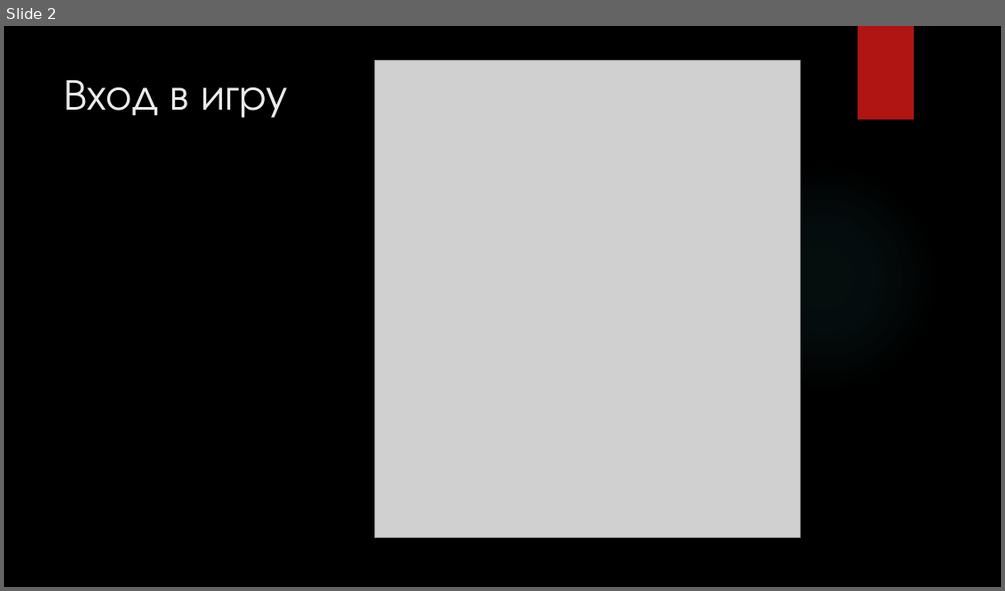
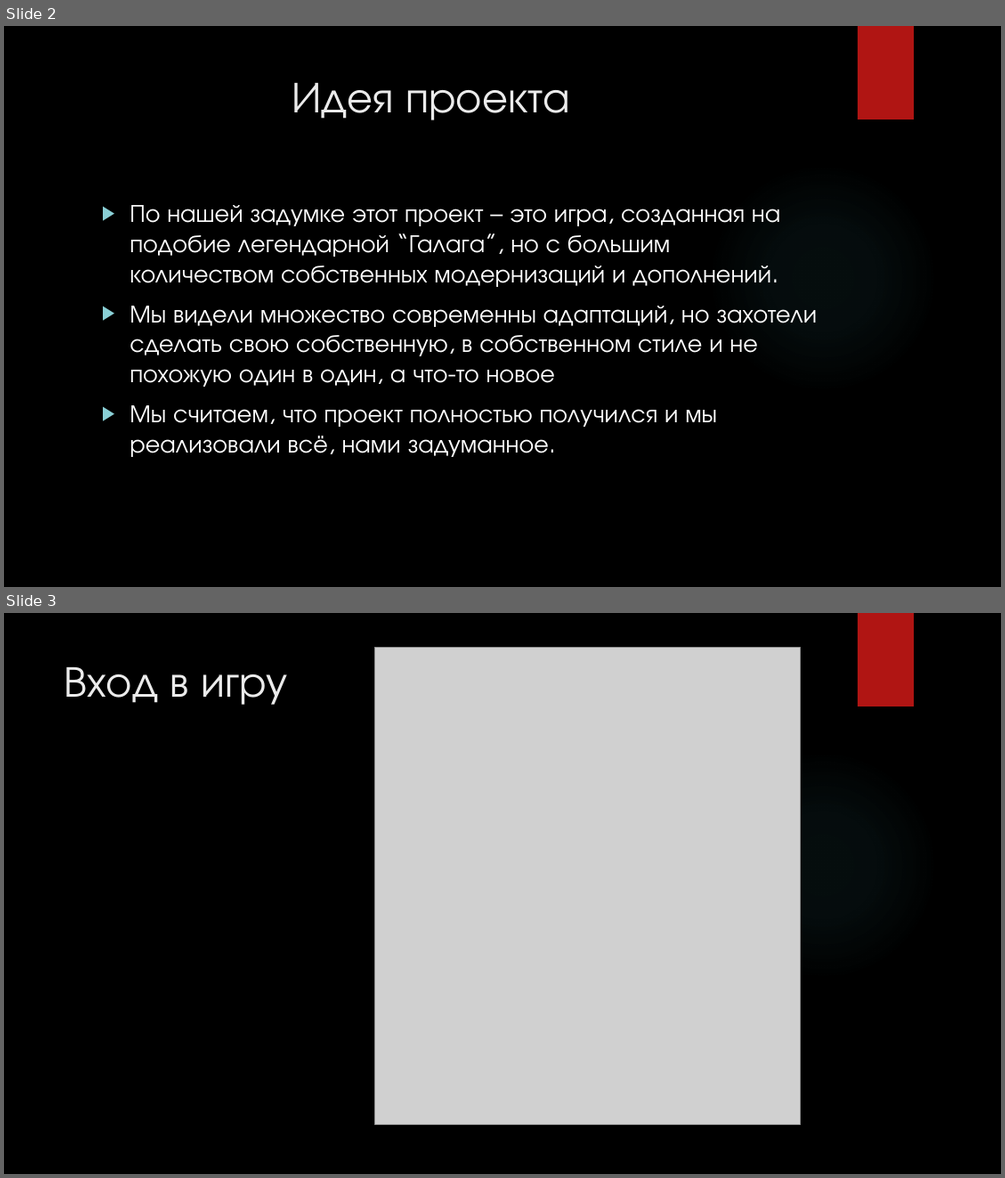
Before and after one commit to Sovova0605/Galaga, a slide deck: PyGame/Prezentatsia.pptx. Shown one above the other, each under a label of ours: slide 2 before the commit, slides 2 and 3 after it. The pictures are 1005x591 and 1005x1178 pixels, drawn with LibreOffice and Linux fonts; fonts in the diff are those of the drawing; grey boxes stand for pictures; background and template pictures are left out. Boxes give left, top, right and bottom in pixels: in the first picture for what was removed or moved away, otherwise in the second. Text is boxed around its words. In the diff, an @@ line names an element or a change of style, - is before the commit and + after.

```diff
--- a/PyGame/Prezentatsia.pptx
+++ b/PyGame/Prezentatsia.pptx
@@ slide 2 added at (4, 26, 1001, 587), background picture (left out); not listed: 2 template elements that a slide beside it also shows @@
@@ title added at (291, 83, 569, 120), 42 pt, text #EBEBEB @@
+Идея проекта
@@ text added at (129, 205, 817, 457), 24 pt, text #FFFFFF @@
+▶ По нашей задумке этот проект – это игра, созданная на подобие легендарной “Галага”, но с большим количеством собственных модернизаций и дополнений.
+▶ Мы видели множество современны адаптаций, но захотели сделать свою собственную, в собственном стиле и не похожую один в один, а что-то новое
+▶ Мы считаем, что проект полностью получился и мы реализовали всё, нами задуманное.
@@ what was slide 2 is now slide 3 @@
```
Also in this commit, not shown: 1 slide changed.
